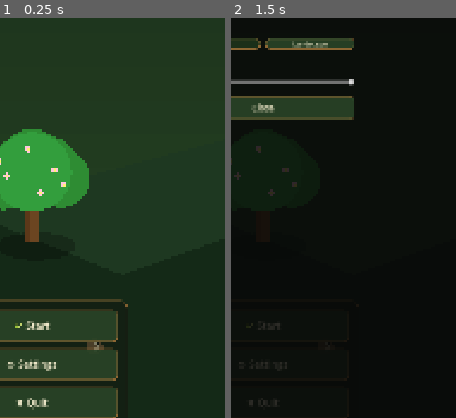
Above: before the commit, frames 1-2 (left to right).
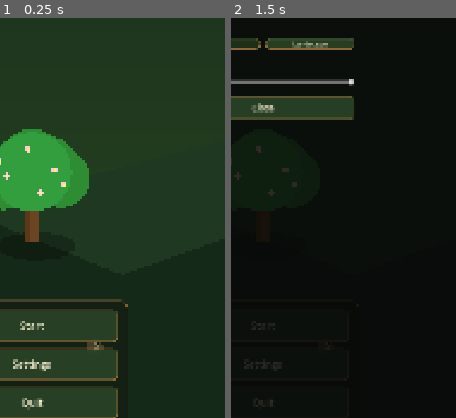
Above: after the commit, the same moments.

Repository: Shiroyasha21/invasion-game
Game: Godot game, scene res://scenes/ui/MainMenu.tscn
Same seed, same stepped clock (60 frames per second), same inputs: the game is played once before the commit and once after it.
Inputs:
- Up to frame 1 (0.25 s): no input
- Up to frame 2 (1.5 s): click "⚙ Settings" (after the commit: "Settings") at 0.5 s; click "🌱 Start" (after the commit: "Start") at 1.25 s
The pictures show only the part of the screen within x 43-93%, y 44-94%; the shares and areas given below are measured in that part.

The runs differ from the first frame. In frame 1, 0.9% of the frame differs, in the area x 3-25%, y 75-98%; in frame 2, 0.1%.

Commit message:
Remove emoji from menu and HUD button text

Diff:
--- a/invasion-game/scenes/ui/HUD.tscn
+++ b/invasion-game/scenes/ui/HUD.tscn
@@ -85,14 +85,14 @@
 size_flags_horizontal = 3
 custom_minimum_size = Vector2(0, 90)
 theme_override_font_sizes/font_size = 22
-text = "🪣 Sell"
+text = "Sell"
 
 [node name="SkillTreeButton" type="Button" parent="ActionRow" unique_id=2074901136]
 layout_mode = 2
 size_flags_horizontal = 3
 custom_minimum_size = Vector2(0, 90)
 theme_override_font_sizes/font_size = 22
-text = "🌳 Skills"
+text = "Skills"
 
 [node name="ShieldButton" type="Button" parent="ActionRow" unique_id=2074901137]
 layout_mode = 2
--- a/invasion-game/scenes/ui/MainMenu.tscn
+++ b/invasion-game/scenes/ui/MainMenu.tscn
@@ -79,19 +79,19 @@
 [node name="StartButton" type="Button" parent="ButtonPanel/VBox"]
 layout_mode = 2
 custom_minimum_size = Vector2(0, 76)
-text = "🌱 Start"
+text = "Start"
 theme_override_font_sizes/font_size = 24
 
 [node name="SettingsButton" type="Button" parent="ButtonPanel/VBox"]
 layout_mode = 2
 custom_minimum_size = Vector2(0, 76)
-text = "⚙ Settings"
+text = "Settings"
 theme_override_font_sizes/font_size = 24
 
 [node name="QuitButton" type="Button" parent="ButtonPanel/VBox"]
 layout_mode = 2
 custom_minimum_size = Vector2(0, 76)
-text = "✖ Quit"
+text = "Quit"
 theme_override_font_sizes/font_size = 24
 
 [node name="ExitToast" type="Label" parent="."]
